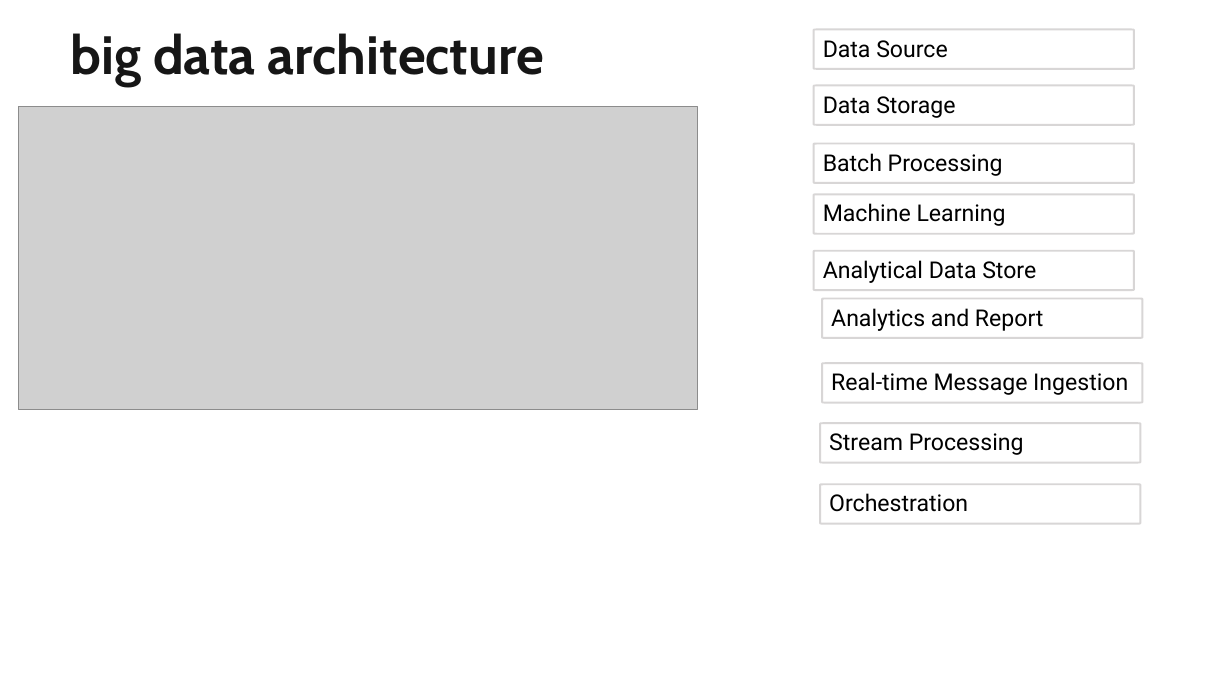
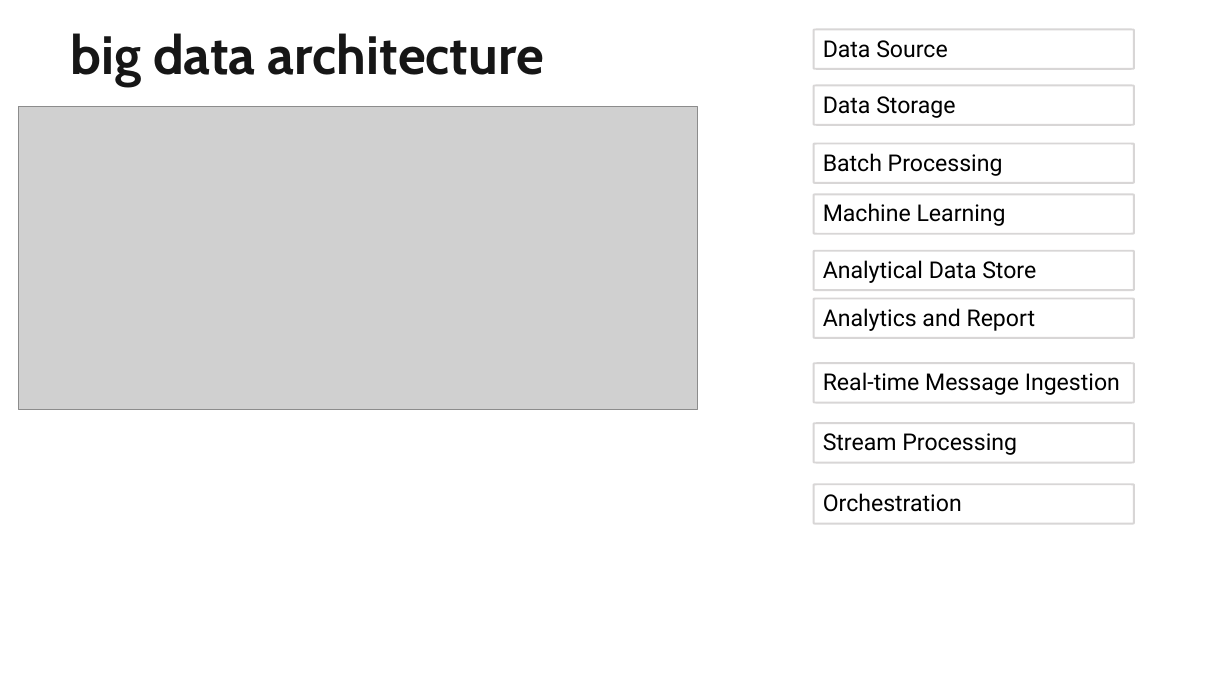
Before and after one commit to Michelle-KJ/first_streamlit_app, a slide deck: slide 10 of 샘플_PPT.pptx. Drawn at 1232x693 pixels with LibreOffice and Linux fonts; fonts in the diff are those of the drawing; grey boxes stand for pictures. Boxes give left, top, right and bottom in pixels: in the first picture for what was removed or moved away, otherwise in the second. Text is boxed around its words. In the diff, an @@ line names an element or a change of style, - is before the commit and + after.

```diff
--- a/샘플_PPT.pptx
+++ b/샘플_PPT.pptx
@@ freeform shape "Analytics and Report": place and size @@
-freeform shape "Analytics and Report" at (823, 299, 1143, 338)
+freeform shape "Analytics and Report" at (814, 299, 1135, 338)
@@ freeform shape "Real-time Message Ingestion": place and size @@
-freeform shape "Real-time Message Ingestion" at (823, 363, 1143, 403)
+freeform shape "Real-time Message Ingestion" at (814, 363, 1135, 403)
@@ freeform shape "Stream Processing": place and size @@
-freeform shape "Stream Processing" at (821, 423, 1141, 463)
+freeform shape "Stream Processing" at (814, 423, 1135, 463)
@@ freeform shape "Orchestration": place and size @@
-freeform shape "Orchestration" at (821, 484, 1141, 524)
+freeform shape "Orchestration" at (814, 484, 1135, 524)
```
Also in this commit, not shown: 2 slides added.
